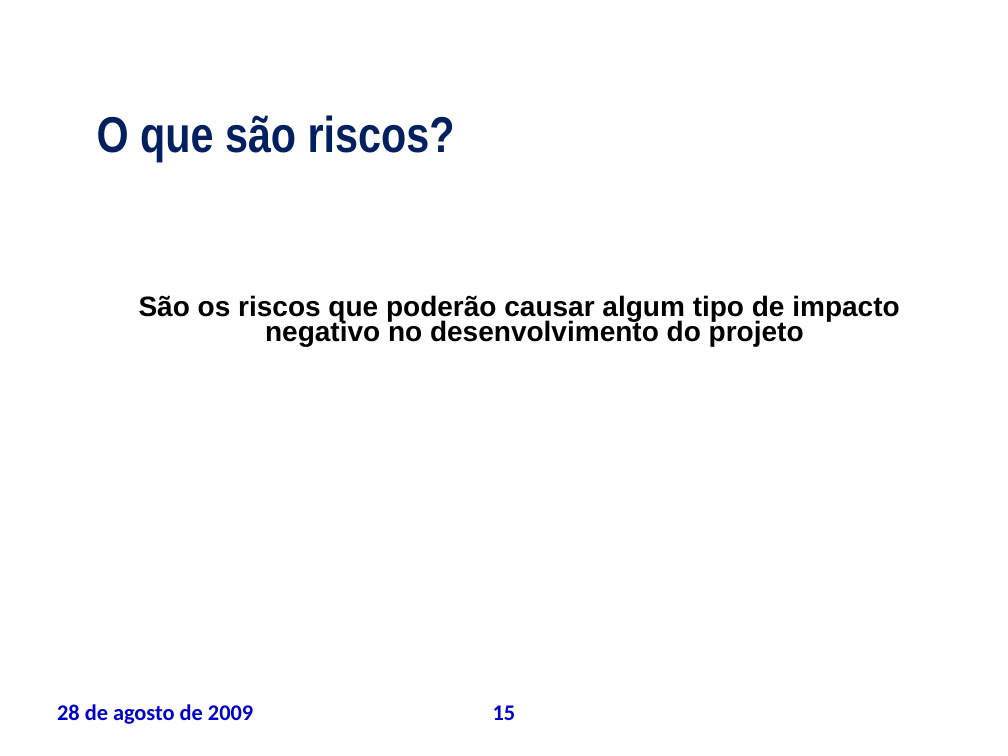
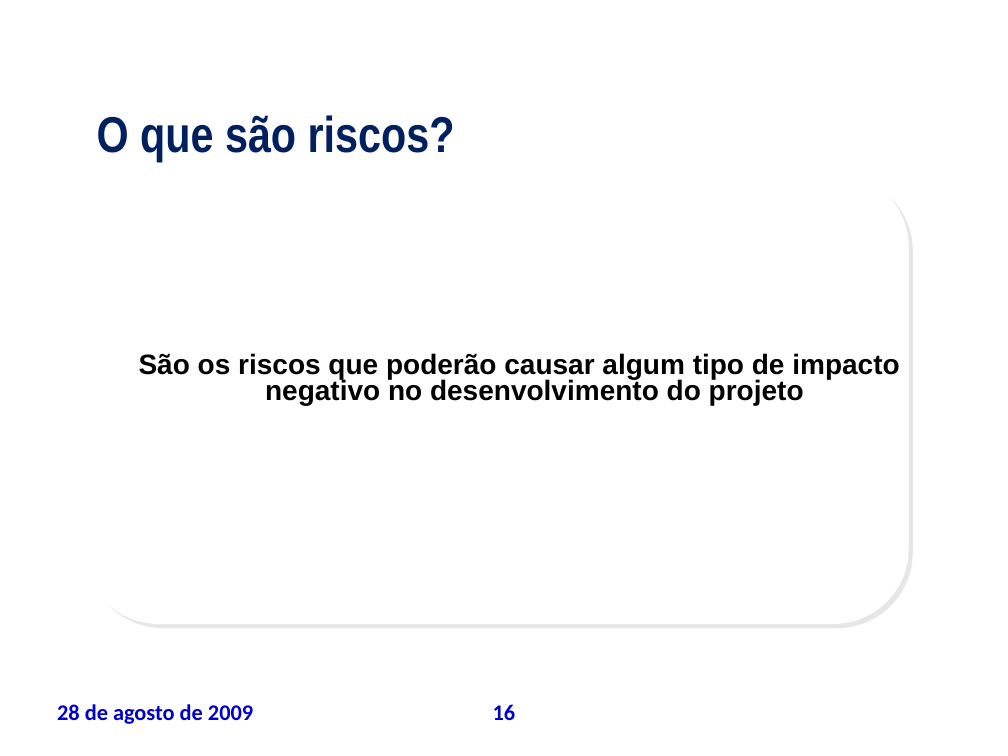
Before and after one commit to leoevaristo/psa20092, a slide deck: slide 16 of ARTEFATOS/TAP_apresentacao.ppt (slide 15 before the commit). Drawn at 1008x756 pixels with LibreOffice and Linux fonts; fonts in the diff are those of the drawing; background and template pictures are left out. Boxes give left, top, right and bottom in pixels: in the first picture for what was removed or moved away, otherwise in the second. Text is boxed around its words. In the diff, an @@ line names an element or a change of style, - is before the commit and + after.

```diff
--- a/ARTEFATOS/TAP_apresentacao.ppt
+++ b/ARTEFATOS/TAP_apresentacao.ppt
@@ rounded rectangle added at (x1=84, y1=171, x2=909, y2=624), fill #FFFFFF @@
@@ text "São os riscos que poderão ..." moved from (x1=139, y1=295, x2=899, y2=346) to (x1=139, y1=353, x2=899, y2=405) @@
@@ page number at (x1=493, y1=704, x2=516, y2=720): text changed @@
-15
+16
```
Also in this commit, not shown: 12 other slides changed, 1 slide added.
